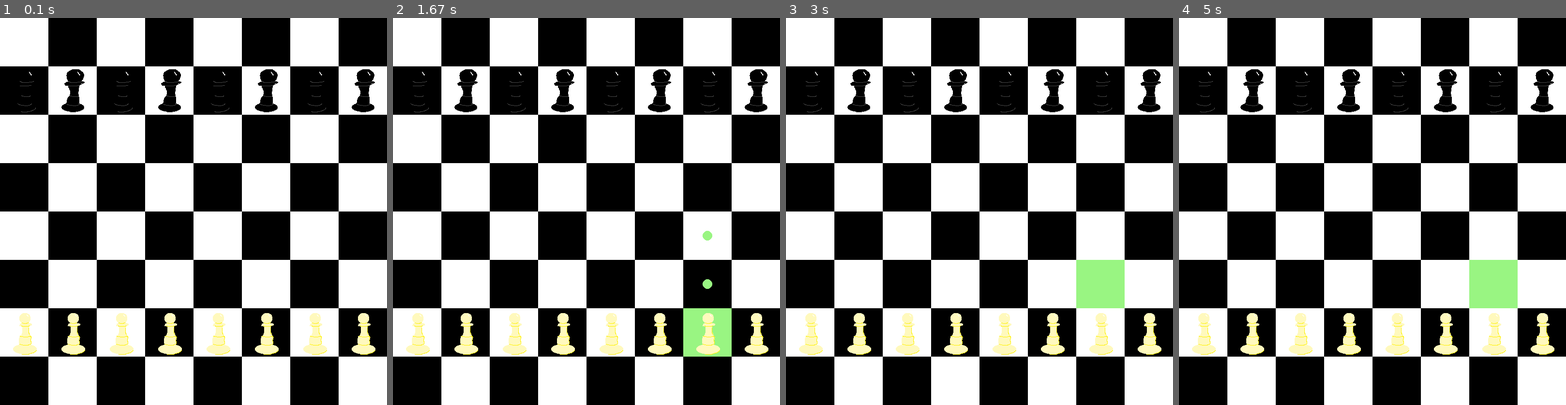
Above: before the commit, frames 1-4 (left to right).
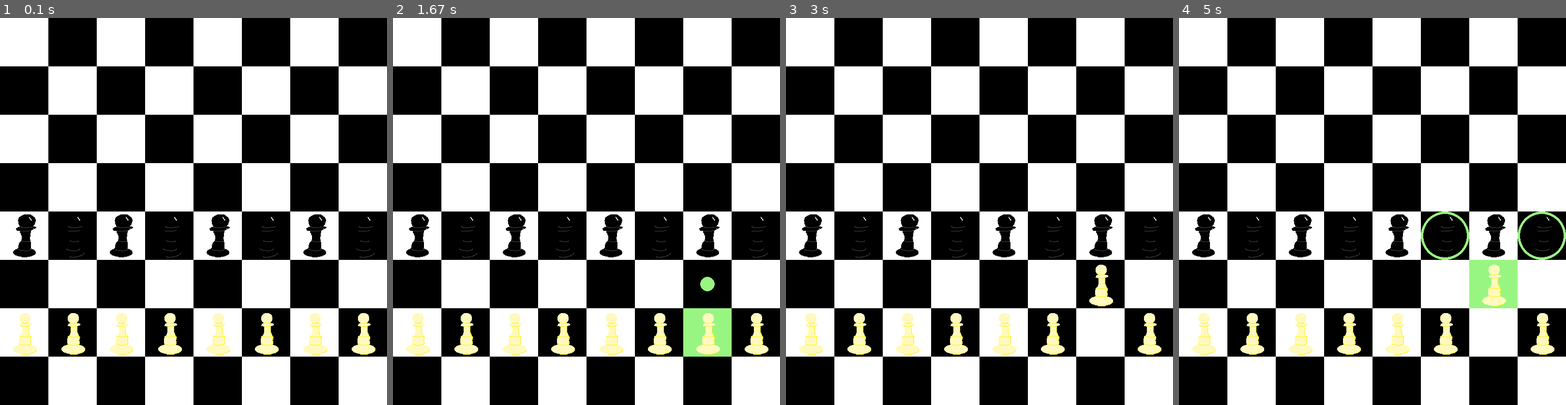
Above: after the commit, the same moments.

Repository: DHuizar/Chess-made-with-pygame
Game: pygame game, started from Chess proj/game.py
Same seed, same stepped clock (60 frames per second), same inputs: the game is played once before the commit and once after it.
Inputs (mouse positions are in pixels of both pictures, inside the frame that each line leads up to):
- Up to frame 1 (0.1 s): no input
- Up to frame 2 (1.67 s): click (571, 226) at 0.38 s; click (625, 296) at 0.72 s; click (729, 346) at 1.55 s
- Up to frame 3 (3 s): click (1080, 273) at 2.88 s
- Up to frame 4 (5 s): click (1507, 288) at 4.72 s

The runs differ from the first frame. In frame 1, 3.4% of the frame differs, in the area x 3-97%, y 13-62%; in frame 2, 3.5%; in frame 3, 5.3%, in the area x 3-97%, y 13-87%; in frame 4, 4.6%.

Commit message:
Add move functionality and sound
Co-authored-by: DHuizar <DHuizar@users.noreply.github.com>

Diff:
--- a/Chess proj/game.py
+++ b/Chess proj/game.py
@@ -8,13 +8,17 @@
 
 run = True
 
-# chess board
-# - 64 clickable tiles
-# - have chess board be like an array
-# - if user clicks a tile with a piece in it, user can move piece
+pygame.mixer.init()
+chess_hit = pygame.mixer.Sound('chess-hit.wav')
 
 
 class Board:
+    """
+    Class representing the game board.
+    - 64 clickable tiles
+    - have chess board be like an array
+    - if user clicks a tile with a piece in it, user can move piece
+    """
     letters = ['a', 'b', 'c', 'd', 'e', 'f', 'g', 'h']
     coordinates = {'a': 0,
                    'b': 100,
@@ -33,17 +37,28 @@
                    '7': 100,
                    '8': 0}
 
-    def __init__(self):
-        self.board = dict()
-        self.clickedSquare = None
-        for row in range(8):
-            for col in range(8):
-                self.board[f'{Board.letters[row]}{8 - col}'] = None
-        # print(self.board)
-        self.setupBoard()
-
-    def drawBoard(self):
-        """" Draws board on the screen"""
+    board = dict()
+    for row in range(8):
+        for col in range(8):
+            board[f'{letters[row]}{8 - col}'] = None
+    clickedSquare = None
+    clickedPiece = None
+    viewingMoves = False
+
+    whitePiecesTaken = list()
+    blackPiecesTaken = list()
+
+    # @staticmethod
+    # def __init__():
+    #     for row in range(8):
+    #         for col in range(8):
+    #             Board.board[f'{Board.letters[row]}{8 - col}'] = None
+    #     # print(self.board)
+    #     Board.setupBoard()
+
+    @staticmethod
+    def drawBoard():
+        """" Draws board on the screen. """
         is_black = False
         tile_x = 0
         tile_y = 0
@@ -67,27 +82,66 @@
             tile_y = 0
         pygame.display.flip()
 
-    def drawPieces(self):
-        for square, piece in self.board.items():
+    @staticmethod
+    def drawPieces():
+        """ Draws every piece currently on the board on the screen. """
+        for square, piece in Board.board.items():
             if piece != None:
                 piece.draw(Board.getCoords(square))
 
-    def clickSquare(self, mouse_position):
-        if self.clickedSquare != None:
-            self.drawBoard()
-            self.drawPieces()
-        self.clickedSquare = self.whichSquare(mouse_position)
-        if self.clickedSquare != None:
-            tile_x, tile_y = Board.getCoords(self.clickedSquare)
-            tile = pygame.Rect(tile_x, tile_y, 100, 100)
-
-            pygame.draw.rect(screen, (153, 245, 130), tile)
-            if self.board[self.clickedSquare] != None:
-                self.board[self.clickedSquare].draw(
-                    Board.getCoords(self.clickedSquare))
-                self.board[self.clickedSquare].showPossibleMoves()
-
-    def whichSquare(self, coords):
+    @staticmethod
+    def clickSquare(mouse_position):
+        """ Execute the click of the board upon player click. """
+        if Board.clickedSquare != None:
+            Board.drawBoard()
+            Board.drawPieces()
+
+        Board.clickedSquare = Board.whichSquare(mouse_position)
+        if Board.clickedSquare != None:  # checking if we didnt click between the squares
+            if Board.viewingMoves:
+                if Board.clickedSquare in Board.clickedPiece.getPossibleMoves():  # execute move
+
+                    Board.movePiece(Board.clickedPiece.square,
+                                    Board.clickedSquare)
+                Board.clickedPiece = None
+                Board.viewingMoves = None
+            else:
+                tile_x, tile_y = Board.getCoords(Board.clickedSquare)
+                tile = pygame.Rect(tile_x, tile_y, 100, 100)
+
+                pygame.draw.rect(screen, (153, 245, 130), tile)
+                # if clicked square contains a piece
+                if Board.board[Board.clickedSquare] != None:
+                    Board.clickedPiece = Board.board[Board.clickedSquare]
+                    Board.viewingMoves = True
+                    Board.board[Board.clickedSquare].draw(
+                        Board.getCoords(Board.clickedSquare))
+                    Board.board[Board.clickedSquare].drawPossibleMoves()
+
+    @staticmethod
+    def movePiece(square, destination):
+        """ Move a piece to another square. """
+
+        if Board.board[destination] != None:  # if a piece is there
+            if Board.board[destination].color == 'white':
+                Board.whitePiecesTaken.append(Board.board[destination])
+            else:
+                Board.blackPiecesTaken.append(Board.board[destination])
+        Board.board[destination] = Board.board[square]
+        Board.board[destination].square = destination
+
+        if isinstance(Board.board[destination], Pawn):
+            Board.board[destination].firstMove = False
+
+        Board.board[square] = None
+
+        Board.drawBoard()
+        Board.drawPieces()
+        chess_hit.play()
+
+    @staticmethod
+    def whichSquare(coords) -> str:
+        """ Return the coordinate pair of the square that corresponds to the given coordinates. """
         letter = ''
         num = 0
         if 0 < coords[0] < 100:
@@ -132,76 +186,179 @@
         return f'{letter}{num}'
 
     @staticmethod
-    def getCoords(square, centered=False):
+    def getCoords(square, centered=False) -> (int):
+        """ Return a tuple containing the x and y values of the given square. """
         if centered:
             return (Board.coordinates[square[0]] + 50, Board.coordinates[square[1]] + 50)
         else:
             return (Board.coordinates[square[0]], Board.coordinates[square[1]])
 
-    def setupBoard(self):
+    @staticmethod
+    def getTranslation(square, x, y) -> str:
+        """ Return a coordinate pair of the given square + x + y. """
+        return f'{Board.letters[Board.letters.index(square[0]) + x]}{int(square[1]) + y}'
+
+    @staticmethod
+    def setupBoard():
         for i in range(8):
-            self.board[f'{Board.letters[i]}7'] = Pawn(
-                'black', f'{Board.letters[i]}7', 'COORDINATES', image='blackpawn.png')
-            self.board[f'{Board.letters[i]}2'] = Pawn(
-                'white', f'{Board.letters[i]}2', 'COORDINATES', image='whitepawn.png')
+            Board.board[f'{Board.letters[i]}4'] = Pawn(
+                'black', f'{Board.letters[i]}4',  image='blackpawn.png')
+            Board.board[f'{Board.letters[i]}2'] = Pawn(
+                'white', f'{Board.letters[i]}2',  image='whitepawn.png')
 
 
 # chess pieces each piece has their own class
 # - create a class for each piece
 # - if we click the chess piece once it will allow movement
-#
-class Pawn:
-    # each piece needs a position and image to follow along with it and needs to be able to move
-
-    def __init__(self, color, square, currentposition, image='whitepawn.png'):
+# class inherited_class(Sprite)
+
+# # class square(rectangle):
+#     def __init__(self):
+#         rectangle.__init__(self)
+
+class Piece(pygame.sprite.Sprite):
+    def __init__(self, color, square, image='easteregg.png'):
+        pygame.sprite.Sprite.__init__(self)
         self.color = color
         self.square = square
-        self.currentposition = currentposition
         self.image = pygame.image.load(image)
-        self.firstMove = True
+
+    # def getPossibleMoves(self):
+    #     """ Return a tuple of all possible moves. """
+
+    #     moves = list()
+    #     edges = self.getPossibleEdges()
+    #     directions = {'up': 1,
+    #                   'down': 1,
+    #                   'left': 1,
+    #                   'right': 1,
+    #                   'upper left': 1,
+    #                   'upper right': 1,
+    #                   'bottom left': 1,
+    #                   'bottom right': 1}
+
+    #     # up or down depending on color
+    #     if self.color == 'white':
+    #         i = 1
+    #     else:
+    #         i = -1
+
+    #     if 'up' in edges:
+    #         del directions['up']
+    #         del directions['upper left']
+    #         del directions['upper right']
+    #     if 'down' in edges:
+    #         del directions['down']
+    #         del directions['bottom left']
+    #         del directions['bottom right']
+    #     if 'left' in edges:
+    #         del directions['left']
+    #         del directions['upper left']
+    #         del directions['buttom left']
+    #     if 'right' in edges:
+    #         del directions['right']
+    #         del directions['upper right']
+    #         del directions['buttom right']
+
+    #     while len(directions) != 0:
+    #         for d in directions:
+
+    #     return tuple(moves)
 
     def draw(self, coords):
         # pImage = pygame.transform.scale(self.image, (80,80))
         screen.blit(self.image, coords)
 
-    def showPossibleMoves(self):
-        if self.firstMove:
-            if self.color == 'white':
-                pygame.draw.circle(screen, (153, 245, 130), Board.getCoords(
-                    f'{self.square[0]}{int(self.square[1]) + 1}', centered=True), 10)
-                pygame.draw.circle(screen, (153, 245, 130), Board.getCoords(
-                    f'{self.square[0]}{int(self.square[1]) + 2}', centered=True), 10)
+    def getPossibleEdges(self):
+        """ Return a tuple of all the edges the piece is touching. """
+
+        edges = list()
+
+        if self.square[0] == 'a':
+            edges.append('left')
+        if self.square[0] == 'h':
+            edges.append('right')
+        if self.square[1] == '1':
+            edges.append('bottom')
+        if self.square[1] == '8':
+            edges.append('top')
+
+        return tuple(edges)
+
+    def drawPossibleMoves(self):
+        """ Draw circles for possible moves. """
+
+        for move in self.getPossibleMoves():
+            if Board.board[move] != None:
+                pygame.draw.circle(screen, (153, 245, 130),
+                                   Board.getCoords(move, centered=True), 50, width=5)
             else:
-                pygame.draw.circle(screen, (153, 245, 130), Board.getCoords(
-                    f'{self.square[0]}{int(self.square[1]) - 1}', centered=True), 10)
-                pygame.draw.circle(screen, (153, 245, 130), Board.getCoords(
-                    f'{self.square[0]}{int(self.square[1]) - 2}', centered=True), 10)
+                pygame.draw.circle(screen, (153, 245, 130),
+                                   Board.getCoords(move, centered=True), 15)
+
+
+class Pawn(Piece):
+    # each piece needs a position and image to follow along with it and needs to be able to move
+
+    def __init__(self, color, square,  image='whitepawn.png'):
+        """ Init pawn instance. """
+        Piece.__init__(self, color, square, image)
+        self.firstMove = True
+
+    def getPossibleMoves(self) -> (str):
+        """ Return a tuple of all possible moves. """
+
+        moves = list()
+        edges = self.getPossibleEdges()
+
+        # check if pawn is at top/bottom
+        if (self.color == 'white' and 'top' in edges) or (self.color == 'black' and 'bottom' in edges):
+            return tuple(moves)
+
+        # up or down depending on color
+        if self.color == 'white':
+            i = 1
         else:
-            if self.color == 'white':
-                pygame.draw.circle(screen, (153, 245, 130), Board.getCoords(
-                    f'{self.square[0]}{int(self.square[1]) + 1}', centered=True), 10)
-            else:
-                pygame.draw.circle(screen, (153, 245, 130), Board.getCoords(
-                    f'{self.square[0]}{int(self.square[1]) - 1}', centered=True), 10)
-
-
-gameBoard = Board()
-gameBoard.drawBoard()
-gameBoard.drawPieces()
+            i = -1
+
+        edges = self.getPossibleEdges()
+
+        if Board.board[Board.getTranslation(self.square, 0, i)] == None:
+            moves.append(Board.getTranslation(self.square, 0, i))
+            # first move of a pawn can be 2 spaces forward
+            if self.firstMove and Board.board[Board.getTranslation(self.square, 0, 2*i)] == None:
+                moves.append(Board.getTranslation(self.square, 0, 2*i))
+
+        # left edge case
+        if 'left' not in edges:
+            upper_left = Board.getTranslation(self.square, -1, i)
+            if Board.board[upper_left] != None and Board.board[upper_left].color != self.color:
+                moves.append(upper_left)
+
+        # right edge case
+        if 'right' not in edges:
+            upper_right = Board.getTranslation(self.square, 1, i)
+            if Board.board[upper_right] != None and Board.board[upper_right].color != self.color:
+                moves.append(upper_right)
+
+        return tuple(moves)
+
+
+b = Board()
+Board.setupBoard()
+Board.drawBoard()
+Board.drawPieces()
 
 
 while run:
-    # screen.fill('white')
     timer.tick(fps)
-    # print(mouse_position)
 
     for event in pygame.event.get():
         if event.type == pygame.QUIT:
             run = False
         if event.type == pygame.MOUSEBUTTONDOWN:
             mouse_position = pygame.mouse.get_pos()
-            # pygame.draw.circle(screen, 'red', mouse_position, 10)
-            gameBoard.clickSquare(mouse_position)
+            Board.clickSquare(mouse_position)
 
     pygame.display.flip()
 pygame.quit()
Binary file added: easteregg.png
Not shown, added: Chess proj/chess-hit.wav
